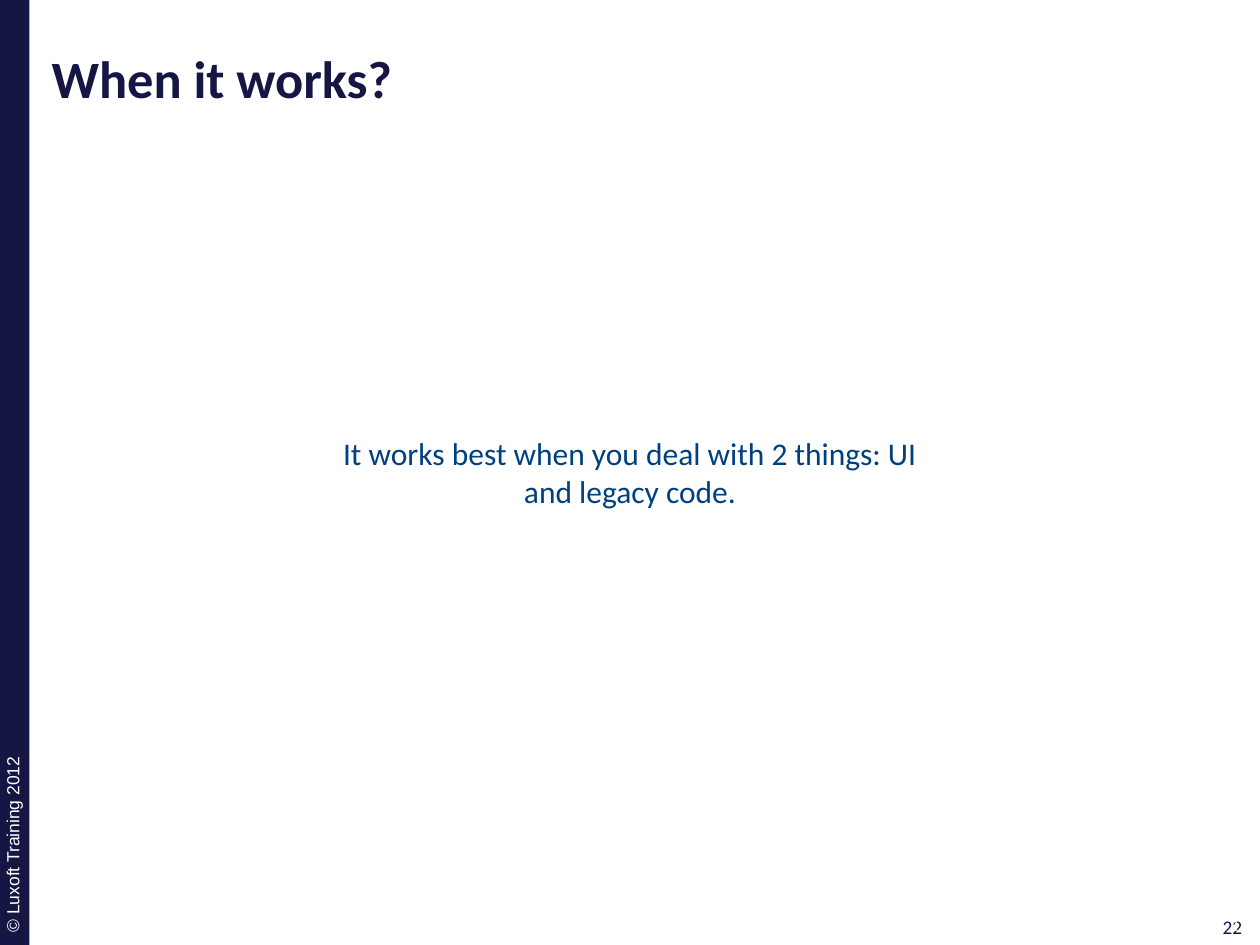
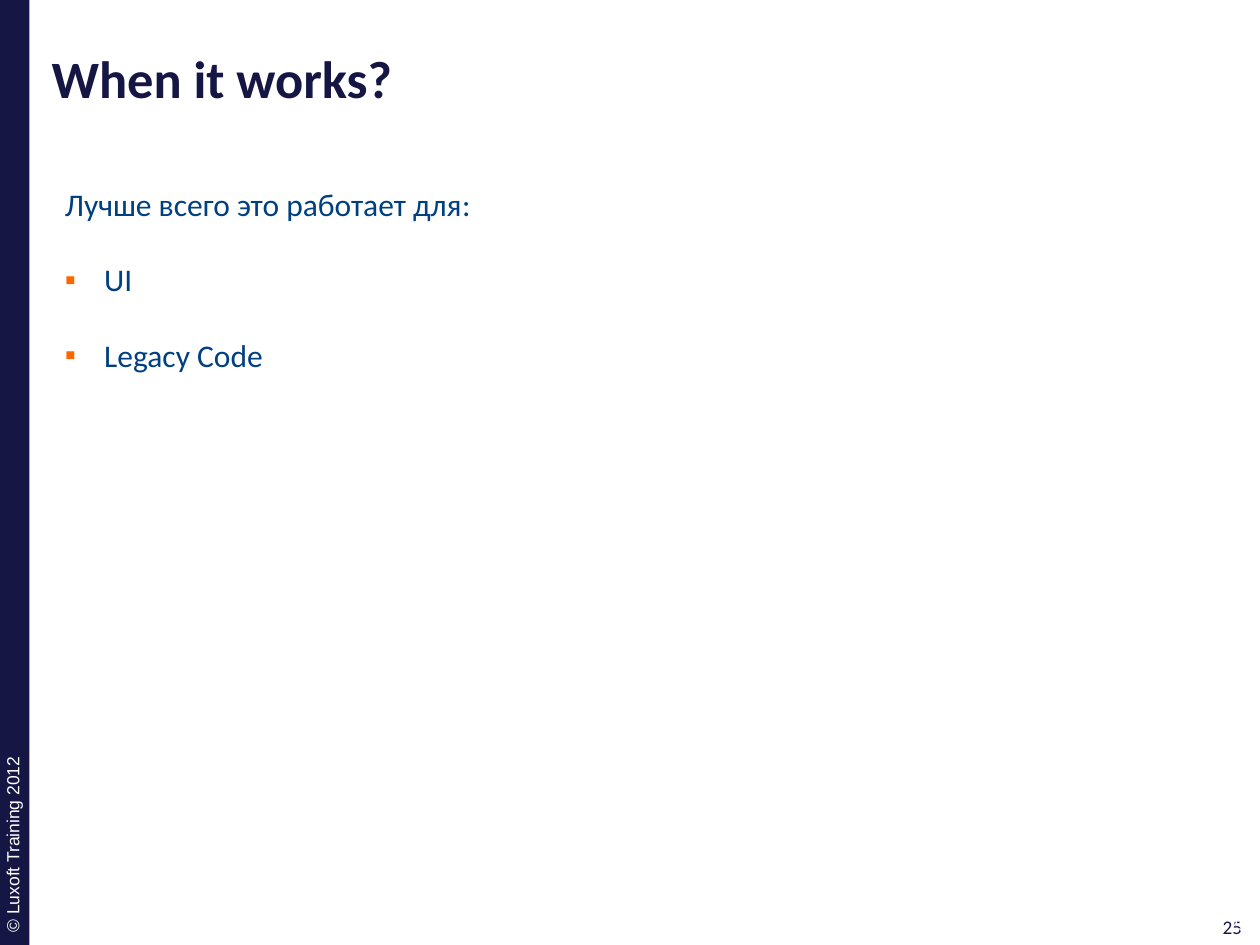
Before and after one commit to ivan-dyachenko/Trainings, a slide deck: slide 25 of Test Driven Development/materials/pptx/10. TDD-Approval.pptx (slide 22 before the commit). Drawn at 1260x945 pixels with LibreOffice and Linux fonts; fonts in the diff are those of the drawing; background and template pictures are left out. Boxes give left, top, right and bottom in pixels: in the first picture for what was removed or moved away, otherwise in the second. Text is boxed around its words. In the diff, an @@ line names an element or a change of style, - is before the commit and + after.

```diff
--- a/Test Driven Development/materials/pptx/10. TDD-Approval.pptx
+++ b/Test Driven Development/materials/pptx/10. TDD-Approval.pptx
@@ text at (65,194,470,373): text changed @@
-It works best when you deal with 2 things: UI and legacy code.
+Лучше всего это работает для:
+▪ UI
+▪ Legacy Code
@@ page number at (1223,921,1242,934): text changed @@
-22
+25
@@ page number at (1229,921,1248,934): text changed @@
-22
+25
```
Also in this commit, not shown: 6 other slides changed, 7 slides added, 4 slides removed, 13 other files.
